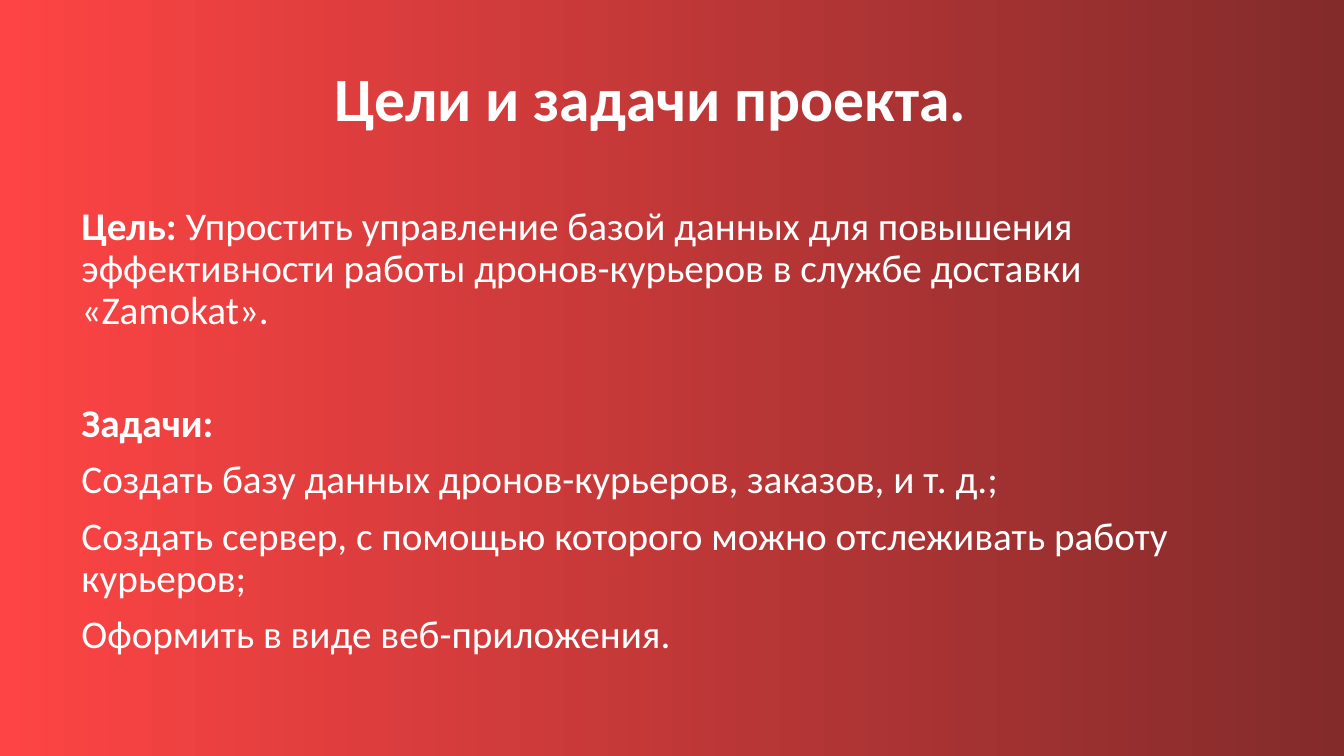
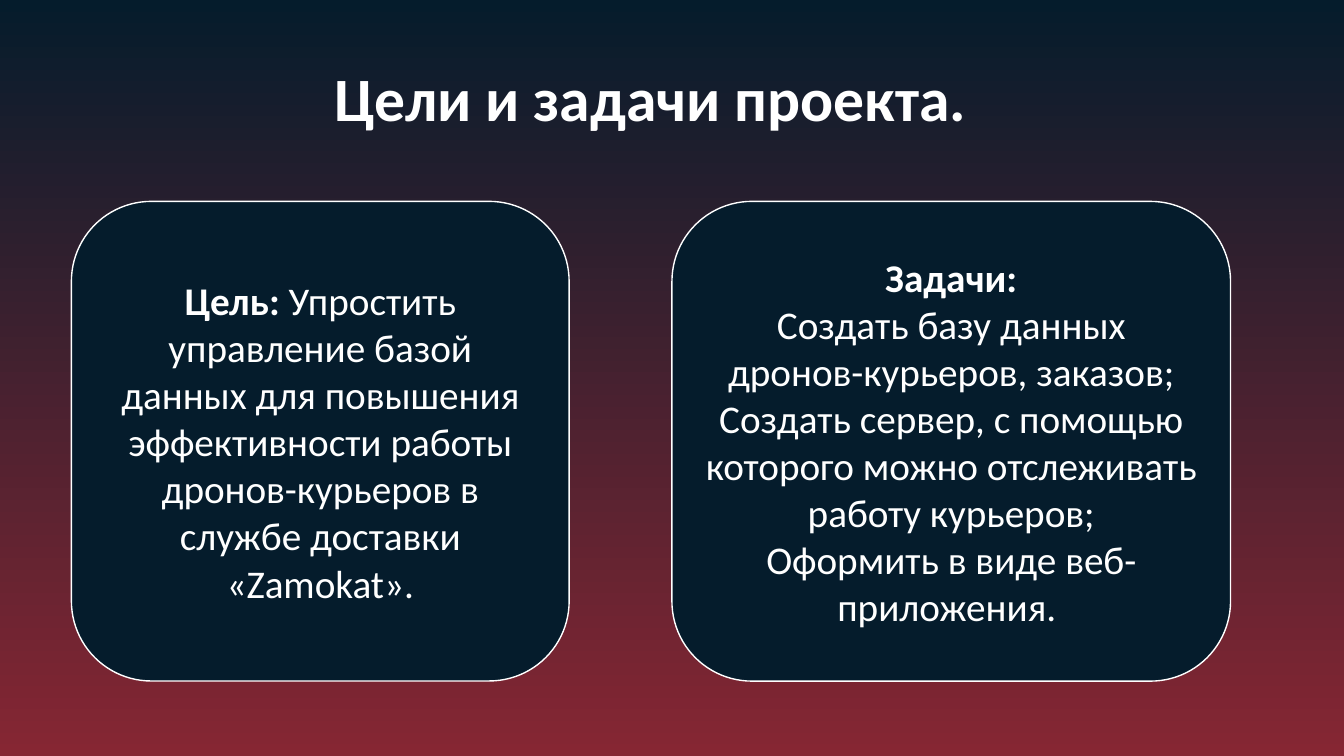
Before and after one commit to artemnaplavkov/Samokat_Website, a slide deck: slide 3 of Проект самокат bruh.pptx. Drawn at 1344x756 pixels with LibreOffice and Linux fonts; fonts in the diff are those of the drawing. Boxes give left, top, right and bottom in pixels: in the first picture for what was removed or moved away, otherwise in the second. Text is boxed around its words. In the diff, an @@ line names an element or a change of style, - is before the commit and + after.

```diff
--- a/Проект самокат bruh.pptx
+++ b/Проект самокат bruh.pptx
@@ background gradient #FE4444 to #832B2B to gradient #051C2C to #862633 @@
@@ rounded rectangle added at [72,202,570,682], fill #051C2C, outline #FFFFFF 1 pt, 28 pt, text #FFFFFF @@
+Цель: Упростить управление базой данных для повышения эффективности работы дронов-курьеров в службе доставки «Zamokat».
@@ rounded rectangle "Задачи:": place and size @@
-rounded rectangle "Задачи:" at [81,213,1167,655]
+rounded rectangle "Задачи:" at [673,202,1231,682]
@@ rounded rectangle "Задачи:" at [673,202,1231,682]: vertical alignment top to middle; fill none to #051C2C; outline none to #FFFFFF 1 pt @@
@@ text in rounded rectangle at [81,213,1082,325]: paragraph removed @@
-Цель: Упростить управление базой данных для повышения эффективности работы дронов-курьеров в службе доставки «Zamokat».
@@ text in rounded rectangle at [706,266,1197,628]: alignment left to centre; line spacing 0.9 to 1; less space between paragraphs @@
@@ text in rounded rectangle at [728,312,1174,393]: text changed @@
-Создать базу данных дронов-курьеров, заказов, и т. д.;
+Создать базу данных дронов-курьеров, заказов;
```
Also in this commit, not shown: 11 other slides changed.
